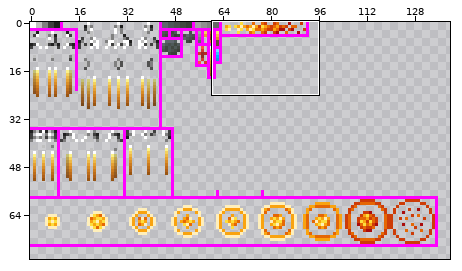
A sprite sheet gets an edit: spriteSheet.png. The picture above shows the old version from afar; the outline marks the close-up.
Close-up. Old version:
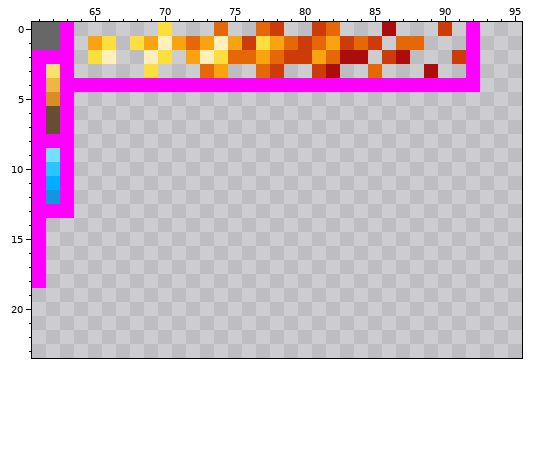
The file is 255x255 pixels. Colours within 5 levels of each other are drawn and written as one. Shown: x 61..95, y 0..23. The wide view leaves out empty margins.
Once edited:
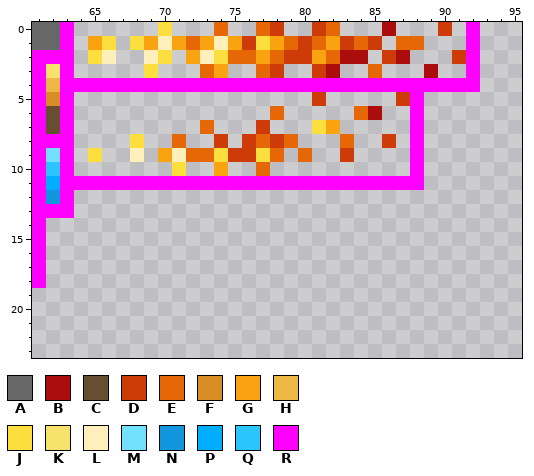
Palette (. is transparent): A #676767  B #aa0d0c  C #654e31  D #cd3c08  E #e56705  F #d98d26  G #f9a310  H #ecb745  J #fcde3e  K #f7e26c  L #ffefbb  M #73e0ff  N #1296de  P #00aeff  Q #2bc5ff  R #ff00ff
What changed:
y 5: x 81 . -> D; x 87..88 .. -> DR
y 6: x 78 . -> E; x 84..85 .. -> EB; x 88 . -> R
y 7: x 73 . -> E; x 77 . -> D; x 81..82 .. -> JG; x 88 . -> R
y 8: x 68 . -> J; x 71 . -> E; x 74 . -> D; x 76..79 .... -> DEDE; x 83 . -> E; x 86 . -> D; x 88 . -> R
y 9: x 65 . -> J; x 68 . -> L; x 70..78 ......... -> GLEEJDDJE; x 80 . -> E; x 83 . -> D; x 88 . -> R
y 10: x 71 . -> J; x 74 . -> G; x 77 . -> E; x 88 . -> R
y 11: x 64..88 ......................... -> RRRRRRRRRRRRRRRRRRRRRRRRR
